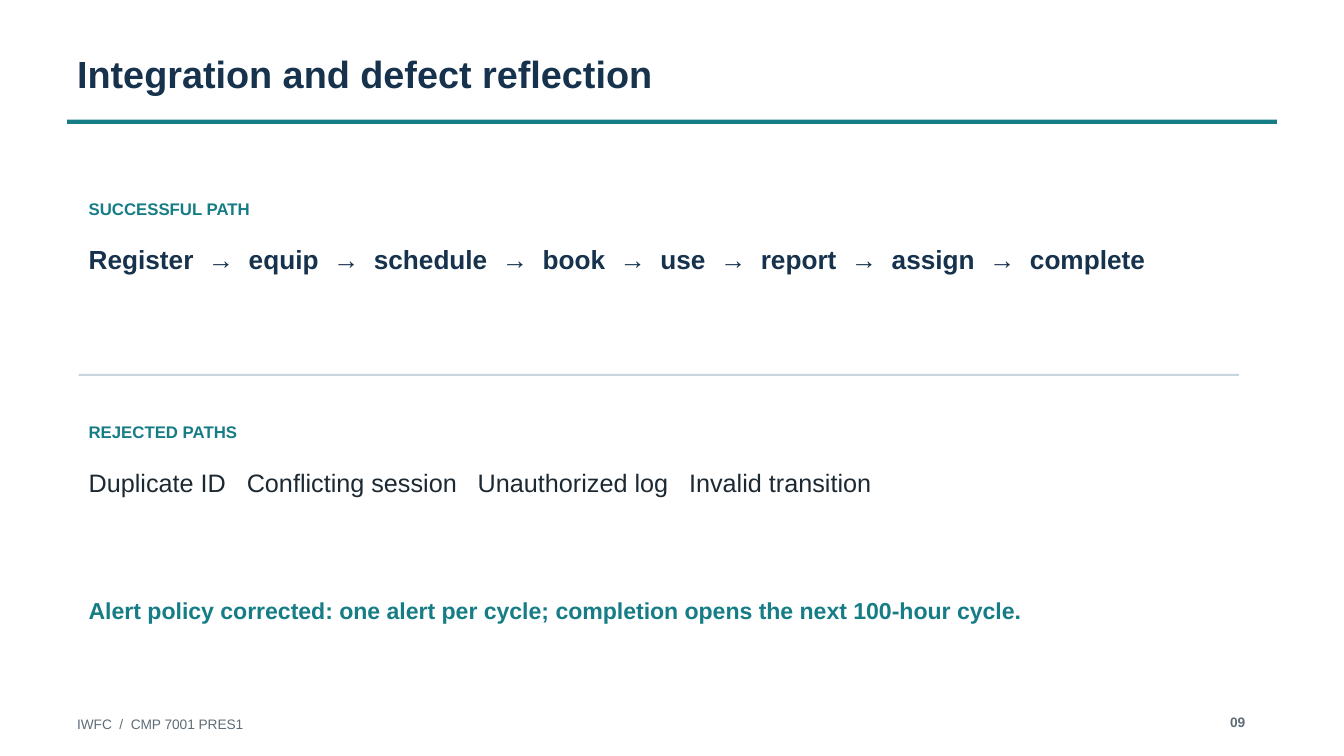
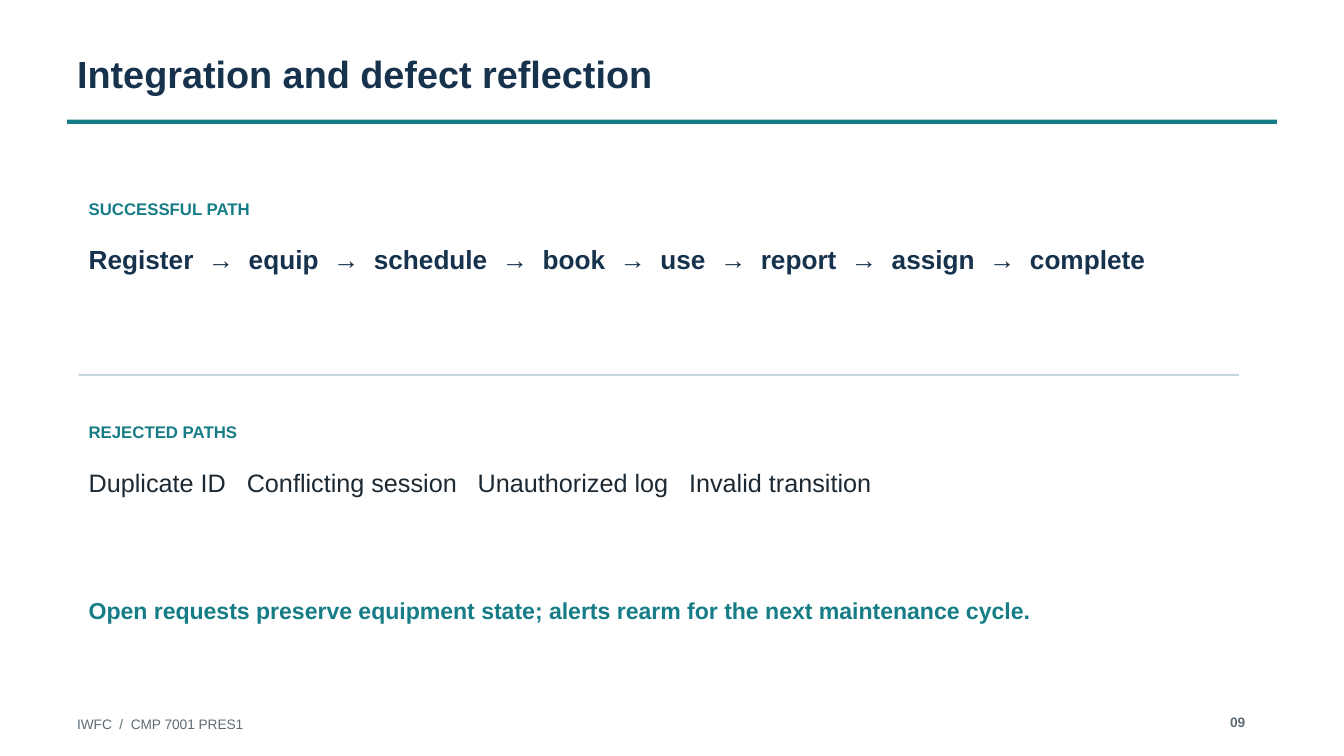
Before and after one commit to MohamedRifad/intelligent-wellness-and-fitness-center, a slide deck: slide 9 of submission/pres1/IWFC_PRES1_Presentation.pptx. Drawn at 1344x756 pixels with LibreOffice and Linux fonts; fonts in the diff are those of the drawing. Boxes give left, top, right and bottom in pixels: in the first picture for what was removed or moved away, otherwise in the second. Text is boxed around its words. In the diff, an @@ line names an element or a change of style, - is before the commit and + after.

```diff
--- a/submission/pres1/IWFC_PRES1_Presentation.pptx
+++ b/submission/pres1/IWFC_PRES1_Presentation.pptx
@@ text at <box>89,602,1030,624</box>: text changed @@
-Alert policy corrected: one alert per cycle; completion opens the next 100-hour cycle.
+Open requests preserve equipment state; alerts rearm for the next maintenance cycle.
```
Also in this commit, not shown: 7 other slides changed, 10 other files.
